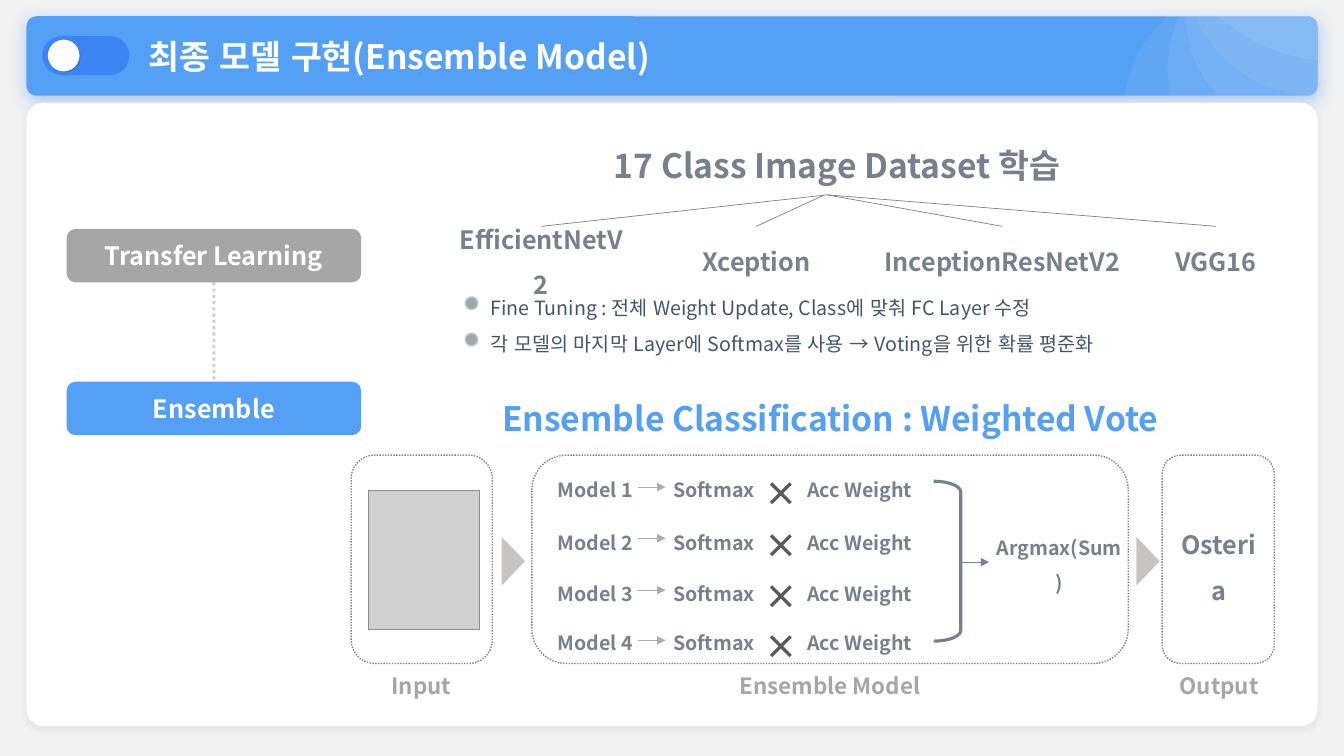
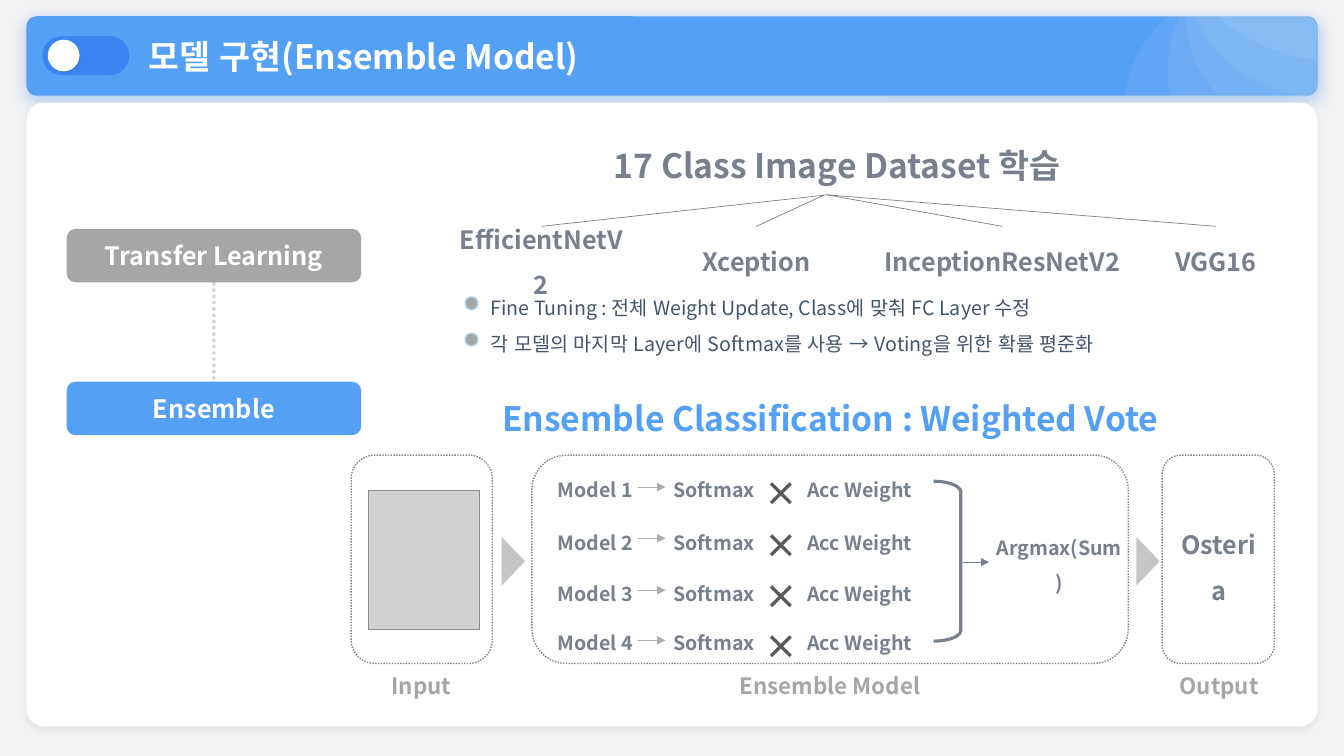
Before and after one commit to SpringCat9/AI_project, a slide deck: slide 2 of 임한준_모델설명.pptx. Drawn at 1344x756 pixels with LibreOffice and Linux fonts; fonts in the diff are those of the drawing; grey boxes stand for pictures. Boxes give left, top, right and bottom in pixels: in the first picture for what was removed or moved away, otherwise in the second. Text is boxed around its words. In the diff, an @@ line names an element or a change of style, - is before the commit and + after.

```diff
--- a/임한준_모델설명.pptx
+++ b/임한준_모델설명.pptx
@@ text in rounded rectangle at <box>149,41,578,76</box>: text changed @@
-최종 모델 구현(Ensemble Model)
+모델 구현(Ensemble Model)
```
Also in this commit, not shown: 1 other file.
